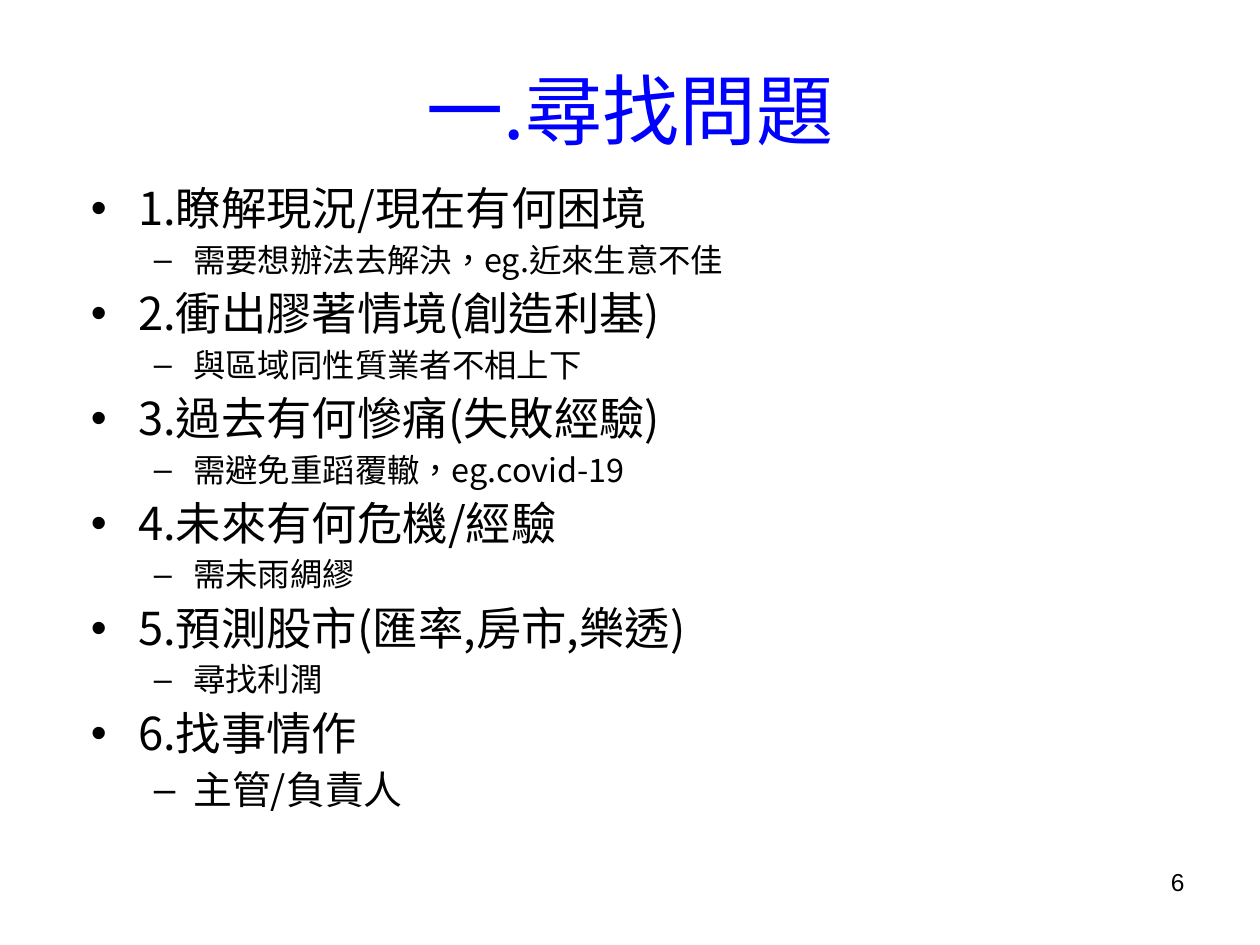
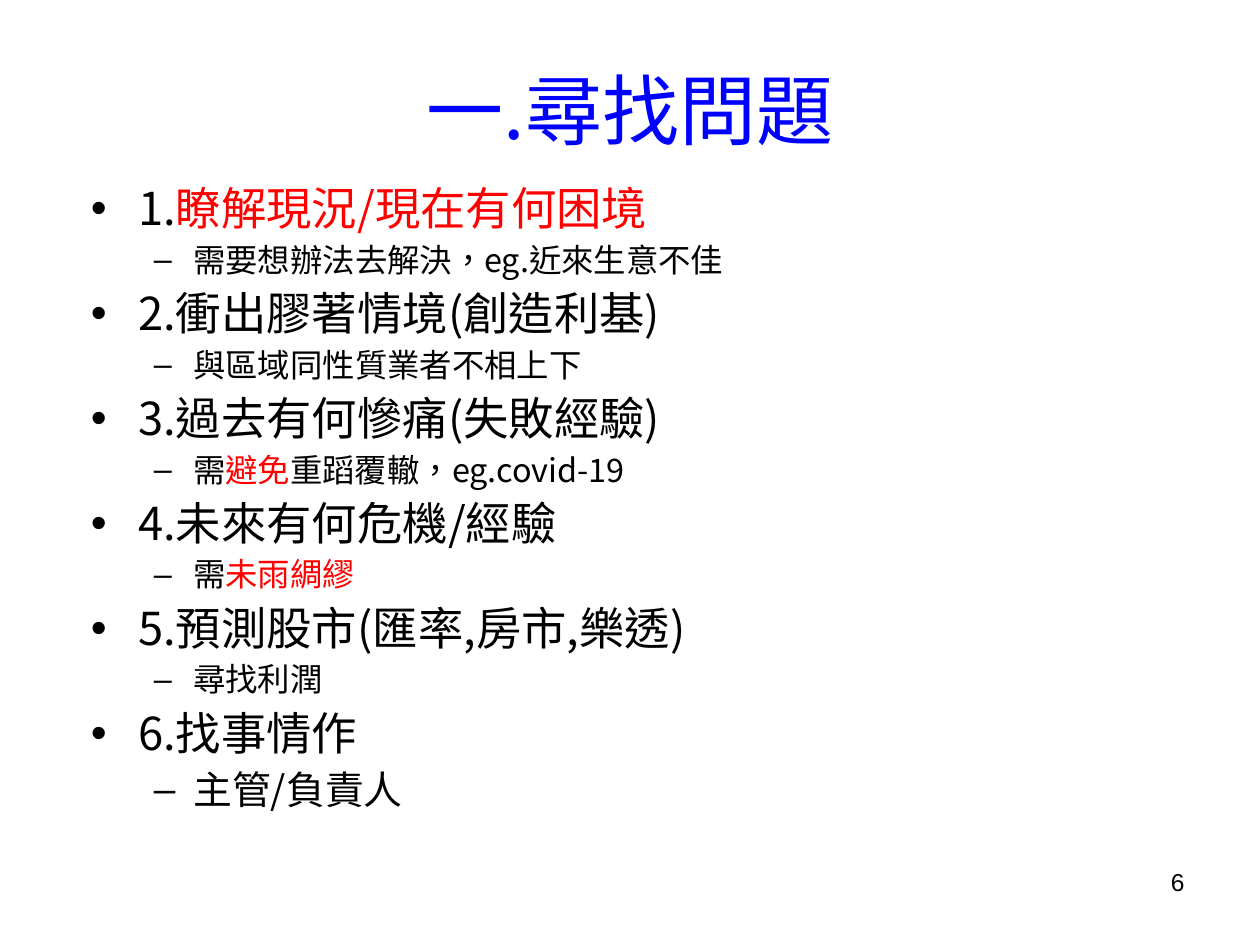
Before and after one commit to chih-chengwu/Chinese_Big_Data_Analysis_for_intelligence_medical_MD, a slide deck: slide 6 of 1.第一週Overview_智慧醫療大數據_BigDataForIntelligence_Medicine.ppt. Drawn at 1260x945 pixels with LibreOffice and Linux fonts; fonts in the diff are those of the drawing; background and template pictures are left out. Boxes give left, top, right and bottom in pixels: in the first picture for what was removed or moved away, otherwise in the second. Text is boxed around its words. In the diff, an @@ line names an element or a change of style, - is before the commit and + after.

```diff
--- a/1.第一週Overview_智慧醫療大數據_BigDataForIntelligence_Medicine.ppt
+++ b/1.第一週Overview_智慧醫療大數據_BigDataForIntelligence_Medicine.ppt
@@ text at [138,186,647,589]: text colour #000000 to #FF0000 in "1.瞭解現況/現在有何困境", "需避免重蹈覆轍，eg.covid-19", "需未雨綢繆" @@
```
Also in this commit, not shown: 1 other slide changed.
